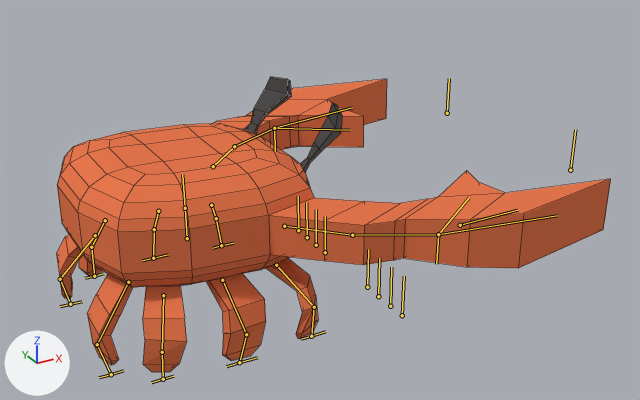
What one commit did to the Blender file kolme6/Assets/Models/dancing_crab_model.blend.
The view is the same before and after, from a camera (50 mm lens) standing at (-5.84, -16.6, 7.73) and looking at (3.0, -0.52, -0.31). Arrows for +X, +Y and +Z are at lower left; the lights stay in place. The bones that bend it are drawn over the model as lines. Mesh edges are drawn as thin lines.
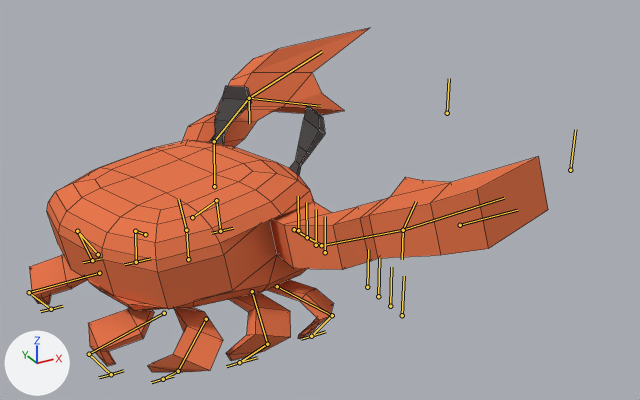
The newer file adds an action. The first version stands in its rest pose; the second is drawn at frame 40 of the action 'Action'.

The edits, one by one:
Bone 'Torso' (bone_torso) moves from (0.0, 0.0, 0.0) to (0.0, -0.71, 0.0).
Bone 'head' (bone_head) moves from (0.0, 0.0, 0.0) to (1.06, 0.01, 0.7).
Bone 'head' (bone_head) turns from (0, 0, 0) to (2, 16, 8) degrees about its own x, y and z.
Bone '1stLeg IK.L' (bone_1stleg_ik_l) moves from (0.0, 0.0, 0.0) to (0.0, 0.0, 0.58).
Bone '2ndLeg IK.L' (bone_2ndleg_ik_l) moves from (0.0, 0.0, 0.0) to (0.0, 0.46, 0.0).
Bone '3rd Leg IK.L' (bone_3rd_leg_ik_l) moves from (0.0, 0.0, 0.0) to (0.0, 0.0, 0.58).
Bone '4th Leg IK.L' (bone_4th_leg_ik_l) moves from (0.0, 0.0, 0.0) to (0.0, 0.44, 0.0).
Bone 'LowerArm IK.L' (bone_lowerarm_ik_l) moves from (0.0, 0.0, 0.0) to (-0.97, -1.55, -0.56).
Bone 'LowerArm IK.R.001' (bone_lowerarm_ik_r_001) moves from (0.0, 0.0, 0.0) to (-0.51, 0.0, 0.5).

What differs and where, as boxes (x1, y1, x2, y2) in the pictures (640 x 400 px):
'Cube', posed (6% narrower, 17% taller)
    before: (56, 77, 611, 372)
    after: (29, 28, 548, 372)
bone 'Torso', root to tip
    before: (187, 238) to (185, 208)
    after: (188, 259) to (186, 230)
bone 'head', root to tip
    before: (185, 208) to (182, 174)
    after: (186, 230) to (178, 199)
bone '1stLeg IK.L', root to tip
    before: (221, 245) to (212, 248)
    after: (220, 231) to (211, 233)
bone '2ndLeg IK.L', root to tip
    before: (153, 258) to (142, 260)
    after: (136, 262) to (124, 264)
bone '3rd Leg IK.L', root to tip
    before: (94, 276) to (85, 278)
    after: (92, 260) to (83, 262)
bone '4th Leg IK.L', root to tip
    before: (70, 304) to (60, 306)
    after: (51, 309) to (40, 311)
bone 'LowerArm IK.L', root to tip
    before: (274, 128) to (275, 151)
    after: (249, 98) to (249, 123)
bone 'LowerArm IK.R.001', root to tip
    before: (438, 234) to (436, 264)
    after: (403, 230) to (402, 259)
